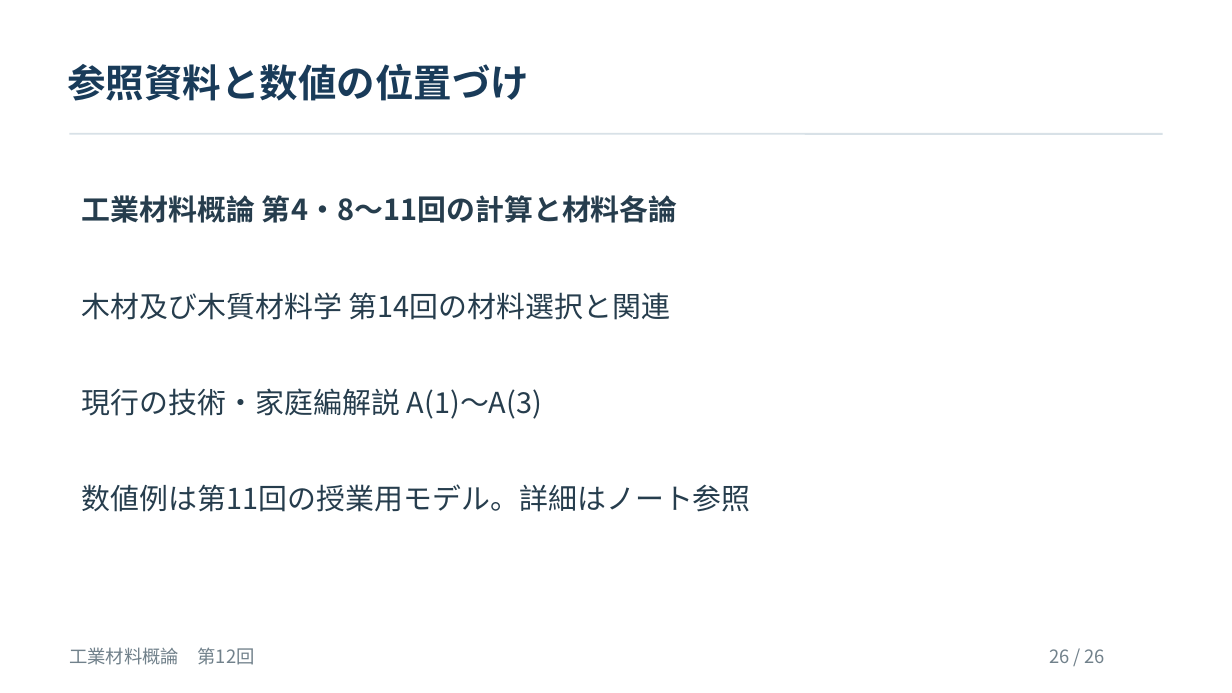
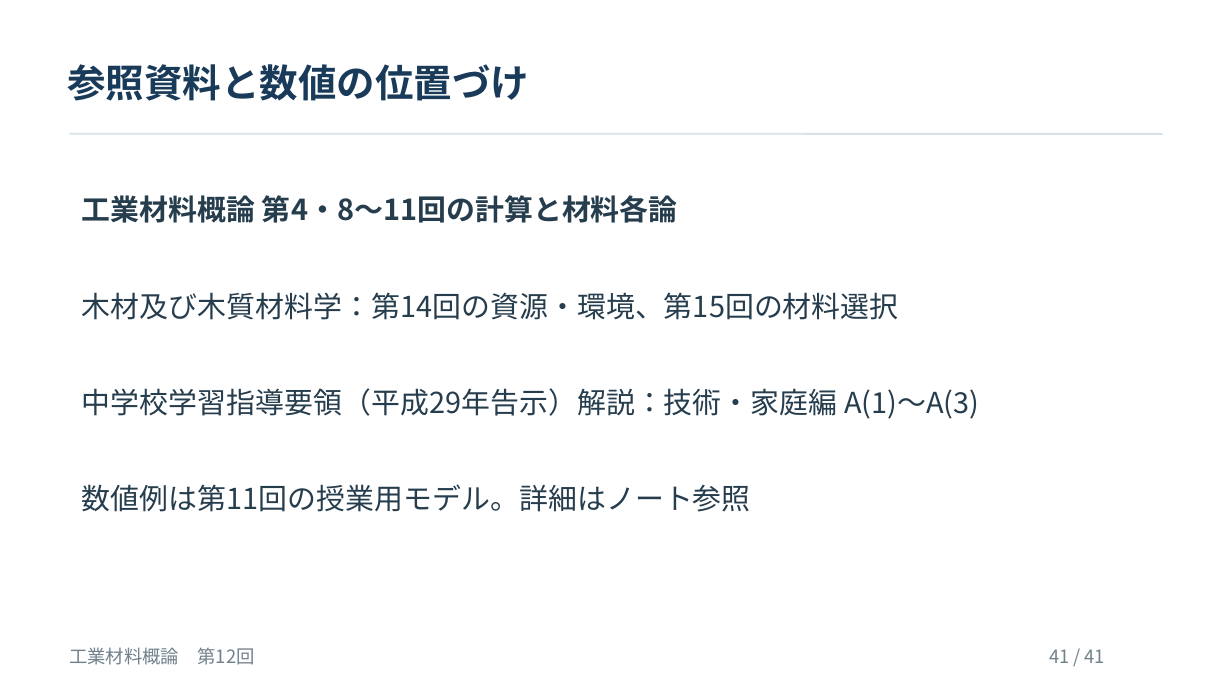
Before and after one commit to zooc-14calbp/industrial-materials-course, a slide deck: slide 41 of 学生用/第12回/12_授業スライド.pptx (slide 26 before the commit). Drawn at 1232x693 pixels with LibreOffice and Linux fonts; fonts in the diff are those of the drawing. Boxes give left, top, right and bottom in pixels: in the first picture for what was removed or moved away, otherwise in the second. Text is boxed around its words. In the diff, an @@ line names an element or a change of style, - is before the commit and + after.

```diff
--- a/学生用/第12回/12_授業スライド.pptx
+++ b/学生用/第12回/12_授業スライド.pptx
@@ text at (82,292,899,320): text changed @@
-木材及び木質材料学 第14回の材料選択と関連
+木材及び木質材料学：第14回の資源・環境、第15回の材料選択
@@ text at (82,388,979,419): text changed @@
-現行の技術・家庭編解説 A(1)〜A(3)
+中学校学習指導要領（平成29年告示）解説：技術・家庭編 A(1)～A(3)
@@ text at (1049,649,1105,663): text changed @@
-26 / 26
+41 / 41
```
Also in this commit, not shown: 25 other slides changed, 15 slides added, 5 other files.
